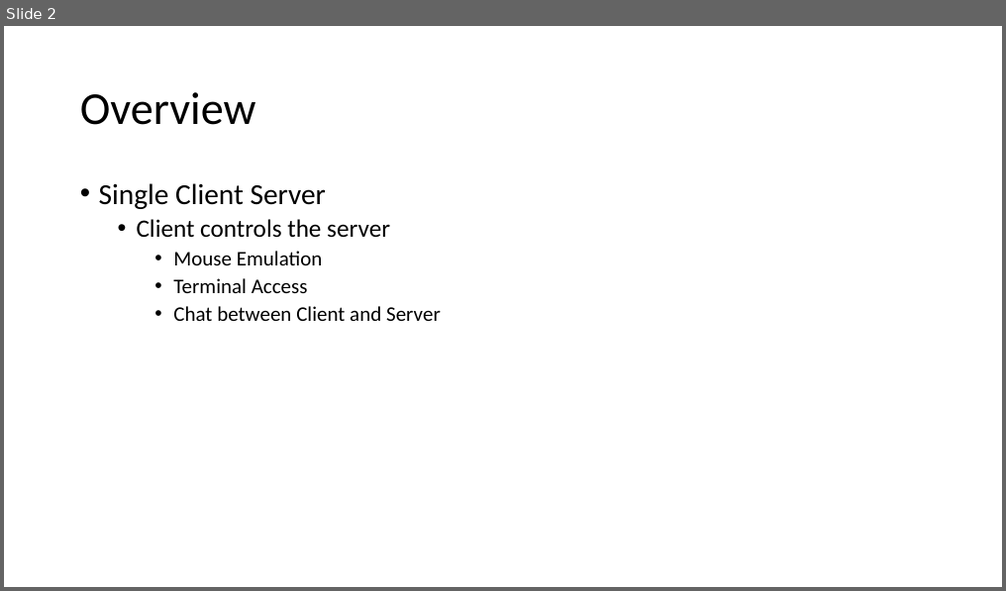
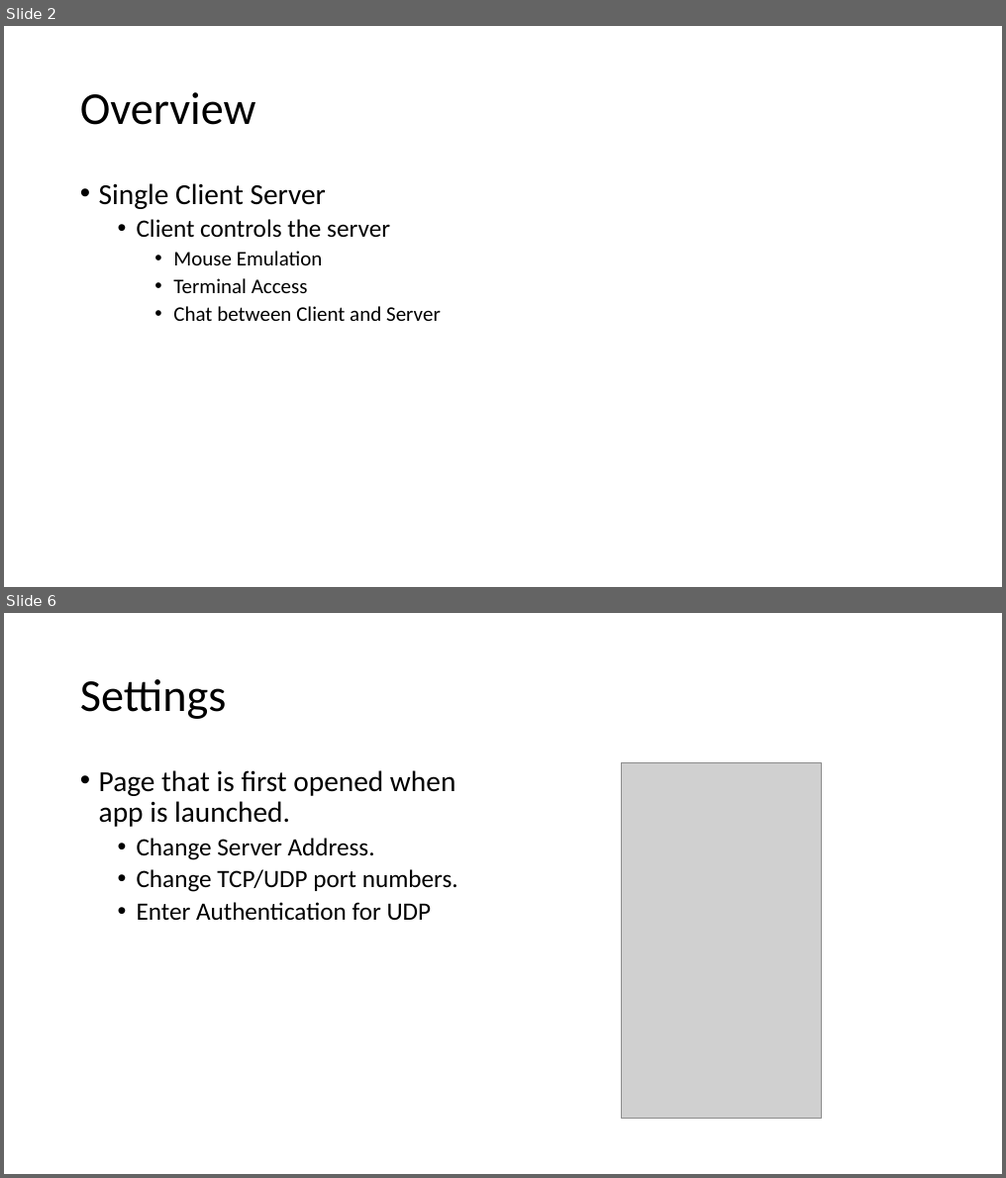
Before and after one commit to rferrance/DataBridge, a slide deck: DataBridgePresentation.pptx. Shown one above the other, each under a label of ours: slide 2 before the commit, slides 2 and 6 after it; the slides between them are not shown. The pictures are 1006x591 and 1006x1178 pixels, drawn with LibreOffice and Linux fonts; fonts in the diff are those of the drawing; grey boxes stand for pictures. Boxes give left, top, right and bottom in pixels: in the first picture for what was removed or moved away, otherwise in the second. Text is boxed around its words. In the diff, an @@ line names an element or a change of style, - is before the commit and + after.

```diff
--- a/DataBridgePresentation.pptx
+++ b/DataBridgePresentation.pptx
@@ slide 6 added at (x1=4, y1=613, x2=1002, y2=1174), background #FFFFFF @@
@@ title added at (x1=80, y1=679, x2=227, y2=719), 44 pt, text #000000 @@
+Settings
@@ text added at (x1=99, y1=770, x2=458, y2=921), 24 pt, text #000000 @@
+• Page that is first opened when app is launched.
+  • Change Server Address.
+  • Change TCP/UDP port numbers.
+  • Enter Authentication for UDP
@@ picture added at (x1=621, y1=762, x2=822, y2=1119) @@
```
Also in this commit, not shown: 1 slide changed, 2 other slides added, 2 slides removed.
